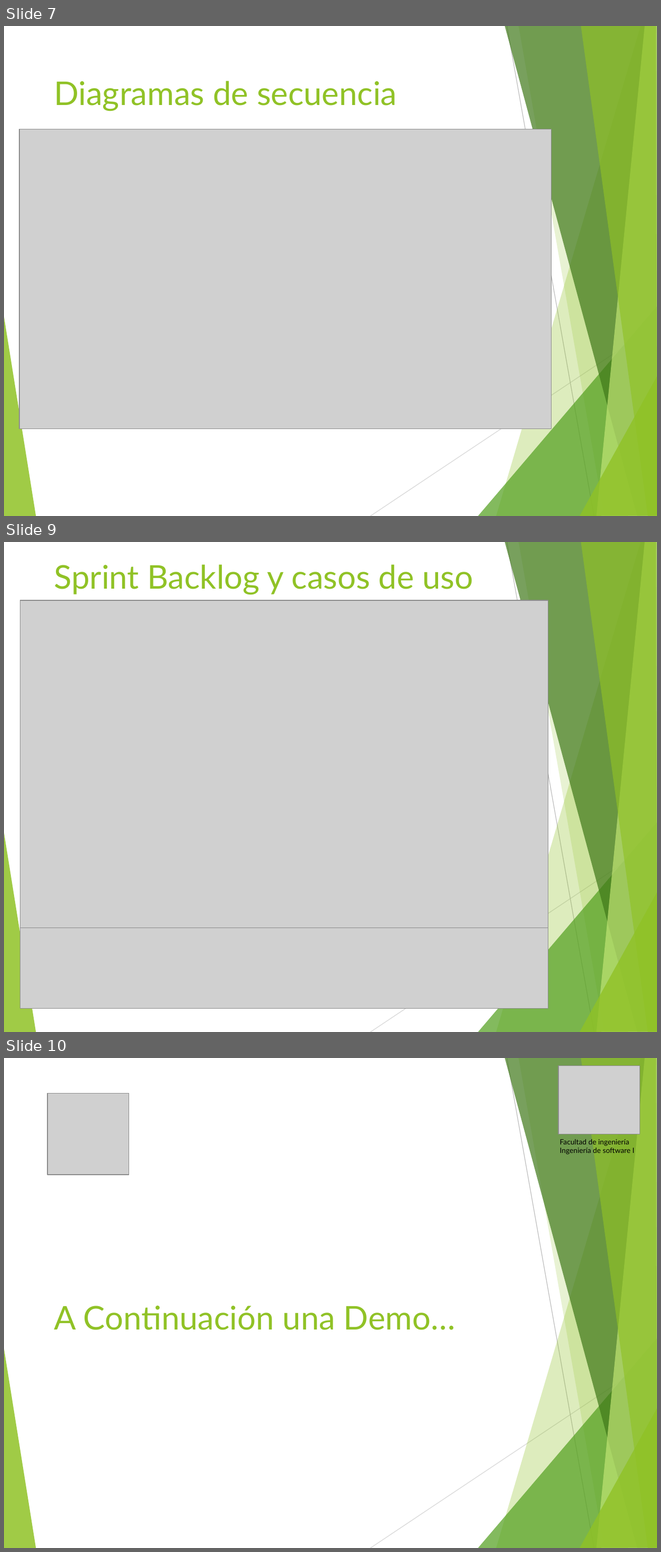
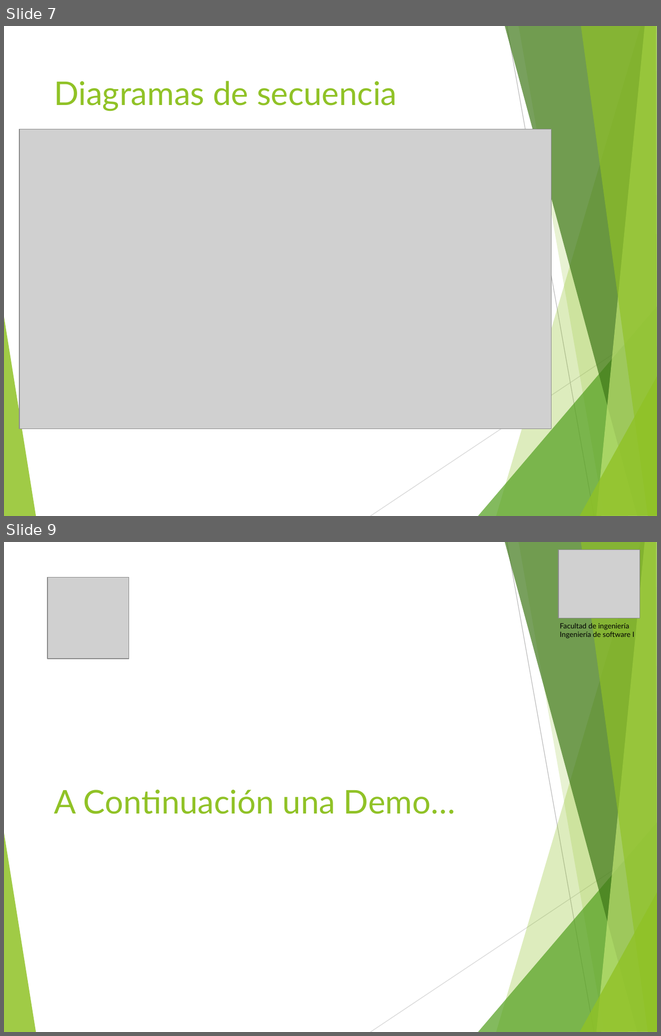
Before and after one commit to vixo23/ING-DE-SOFTWARE, a slide deck: INCREMENTO3/Ppt/PPt Tercer incremento scrum++.pptx. Shown one above the other, each under a label of ours: slides 7, 9 and 10 before the commit, slides 7 and 9 after it; the slides between them are not shown. The pictures are 661x1552 and 661x1036 pixels, drawn with LibreOffice and Linux fonts; fonts in the diff are those of the drawing; grey boxes stand for pictures. Boxes give left, top, right and bottom in pixels: in the first picture for what was removed or moved away, otherwise in the second. Text is boxed around its words. In the diff, an @@ line names an element or a change of style, - is before the commit and + after.

Commit message:
ppt 3 v2

```diff
--- a/INCREMENTO3/Ppt/PPt Tercer incremento scrum++.pptx
+++ b/INCREMENTO3/Ppt/PPt Tercer incremento scrum++.pptx
@@ slide 9 removed at [4,542,657,1032], background #FFFFFF; not listed: 10 template elements that a slide beside it also shows @@
@@ title removed at [54,564,474,595] @@
-Sprint Backlog y casos de uso
@@ picture removed at [20,600,548,927] @@
@@ picture removed at [20,927,548,1008] @@
@@ what was slide 10 is now slide 9 @@
```
Also in this commit, not shown: 1 slide changed.
